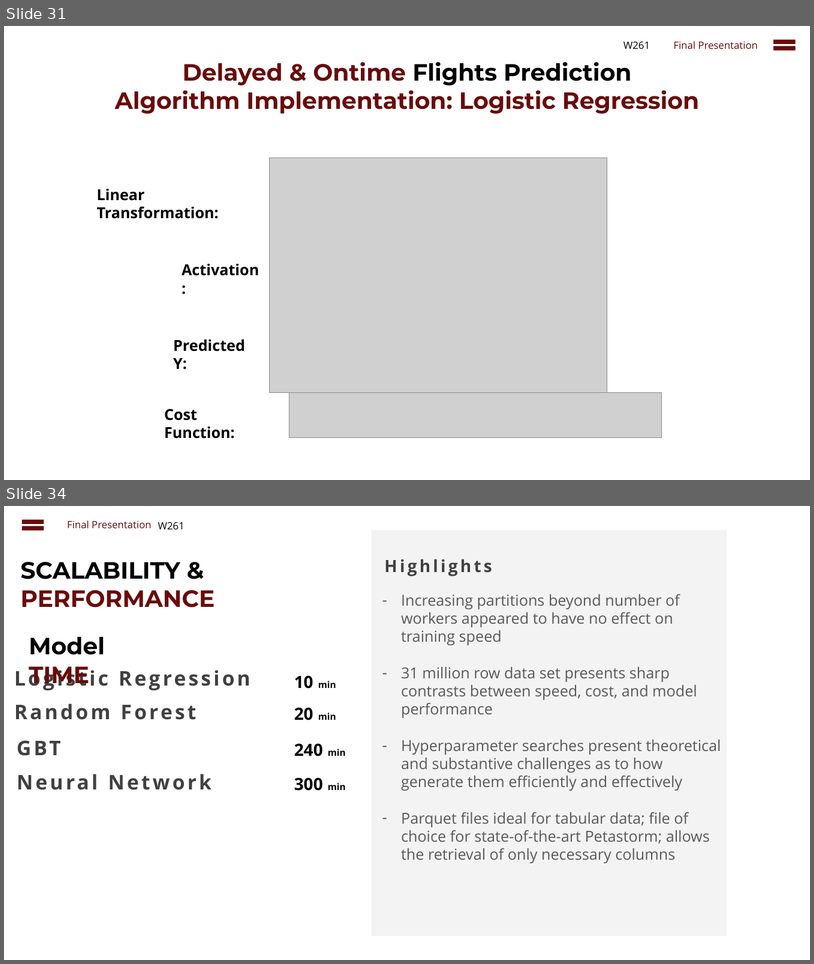
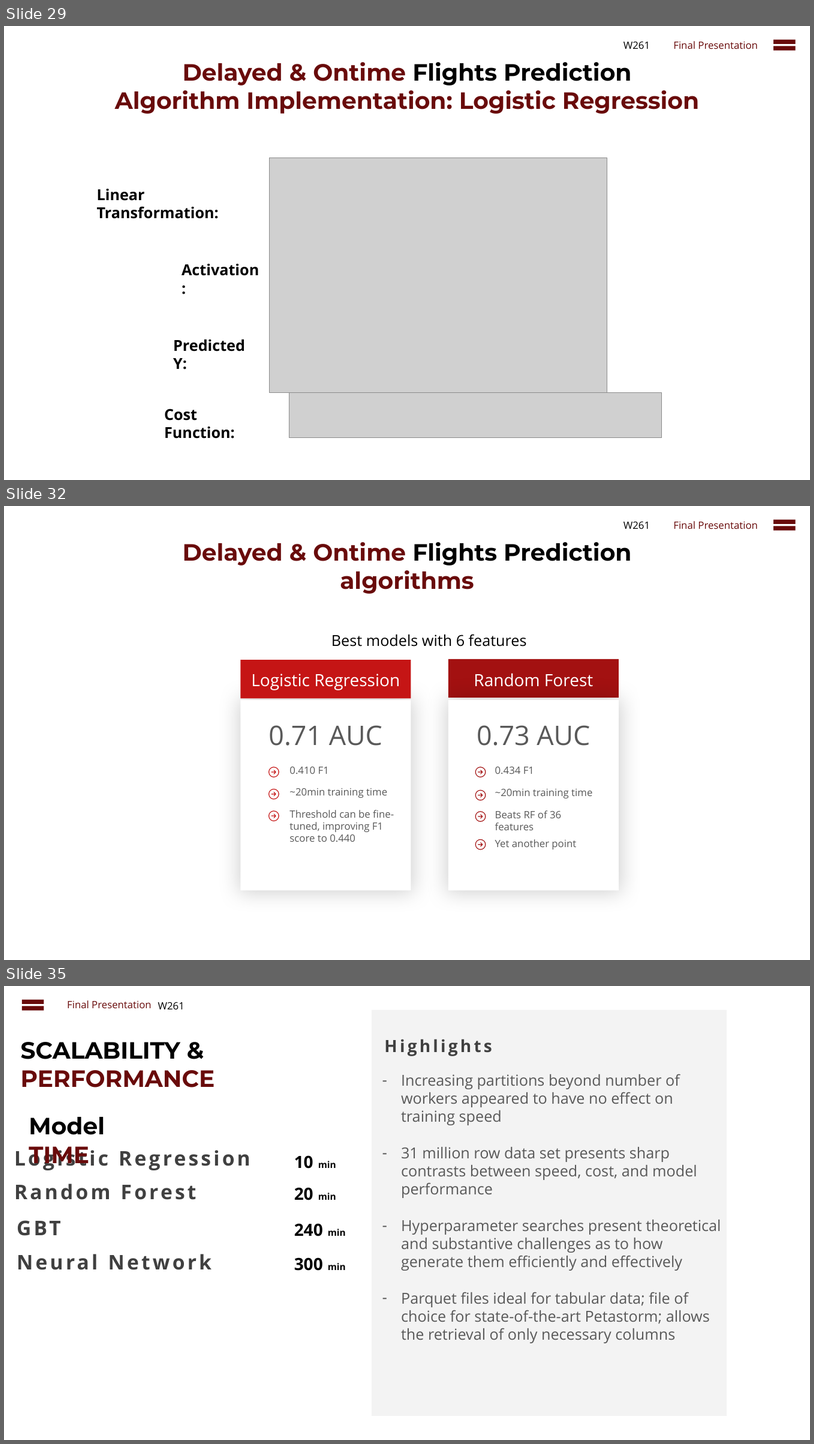
Before and after one commit to cbenge509/flightsontime, a slide deck: presentation/Delayed Flights Prediction - Final.pptx. Shown one above the other, each under a label of ours: slides 31 and 34 before the commit, slides 29, 32 and 35 after it; the slides between them are not shown. The pictures are 814x964 and 814x1444 pixels, drawn with LibreOffice and Linux fonts; fonts in the diff are those of the drawing; grey boxes stand for pictures. Boxes give left, top, right and bottom in pixels: in the first picture for what was removed or moved away, otherwise in the second. Text is boxed around its words. In the diff, an @@ line names an element or a change of style, - is before the commit and + after.

Commit message:
Presentation sections complete; Added images for feature engineering and LR model

```diff
--- a/presentation/Delayed Flights Prediction - Final.pptx
+++ b/presentation/Delayed Flights Prediction - Final.pptx
@@ slide 32 added at <box>4,506,810,960</box>, background #FFFFFF @@
@@ text added at <box>624,522,650,529</box>, 12 pt, text #000000 @@
+W261
@@ text added at <box>674,521,758,529</box>, 12 pt, text #690B0B @@
+Final Presentation
@@ math equal added at <box>770,516,800,534</box>, fill #690B0B @@
@@ text added at <box>183,542,632,594</box>, 28 pt, text #690B0B, bold @@
+Delayed & Ontime Flights Prediction
+algorithms
@@ text added at <box>332,634,527,646</box>, 18 pt, text #000000 @@
+Best models with 6 features
@@ rectangle added at <box>240,660,411,699</box>, fill #C51515 @@
@@ rectangle added at <box>449,659,619,698</box>, fill #A31111 @@
@@ text added at <box>251,673,400,690</box>, 20 pt, text #FFFFFF @@
+Logistic Regression
@@ text added at <box>474,673,593,687</box>, 20 pt, text #FFFFFF @@
+Random Forest
@@ rectangle added at <box>240,700,411,891</box>, fill #FFFFFF @@
@@ rectangle added at <box>449,700,619,891</box>, fill #FFFFFF @@
@@ text added at <box>269,725,383,745</box>, 32 pt, text #595959 @@
+0.71 AUC
@@ text added at <box>477,725,590,745</box>, 32 pt, text #595959 @@
+0.73 AUC
@@ freeform shape added at <box>269,767,280,778</box>, fill #C51515 @@
@@ text added at <box>290,766,329,774</box>, 12 pt, text #595959 @@
+0.410 F1
@@ freeform shape added at <box>475,767,486,778</box>, fill #A31111 @@
@@ text added at <box>495,766,534,774</box>, 12 pt, text #595959 @@
+0.434 F1
@@ freeform shape added at <box>269,789,280,799</box>, fill #C51515 @@
@@ text added at <box>290,788,387,798</box>, 12 pt, text #595959 @@
+~20min training time
@@ freeform shape added at <box>475,790,486,801</box>, fill #A31111 @@
@@ text added at <box>495,789,593,798</box>, 12 pt, text #595959 @@
+~20min training time
@@ freeform shape added at <box>269,810,280,821</box>, fill #C51515 @@
@@ text added at <box>290,810,394,841</box>, 12 pt, text #595959 @@
+Threshold can be fine-tuned, improving F1 score to 0.440
@@ freeform shape added at <box>475,811,486,822</box>, fill #A31111 @@
@@ text added at <box>495,810,561,830</box>, 12 pt, text #595959 @@
+Beats RF of 36 features
@@ freeform shape added at <box>475,839,486,850</box>, fill #A31111 @@
@@ text added at <box>495,839,576,849</box>, 12 pt, text #595959 @@
+Yet another point
@@ what was slide 31 is now slide 29 @@
@@ what was slide 34 is now slide 35 @@
```
Also in this commit, not shown: 5 slides changed, 3 other files.
